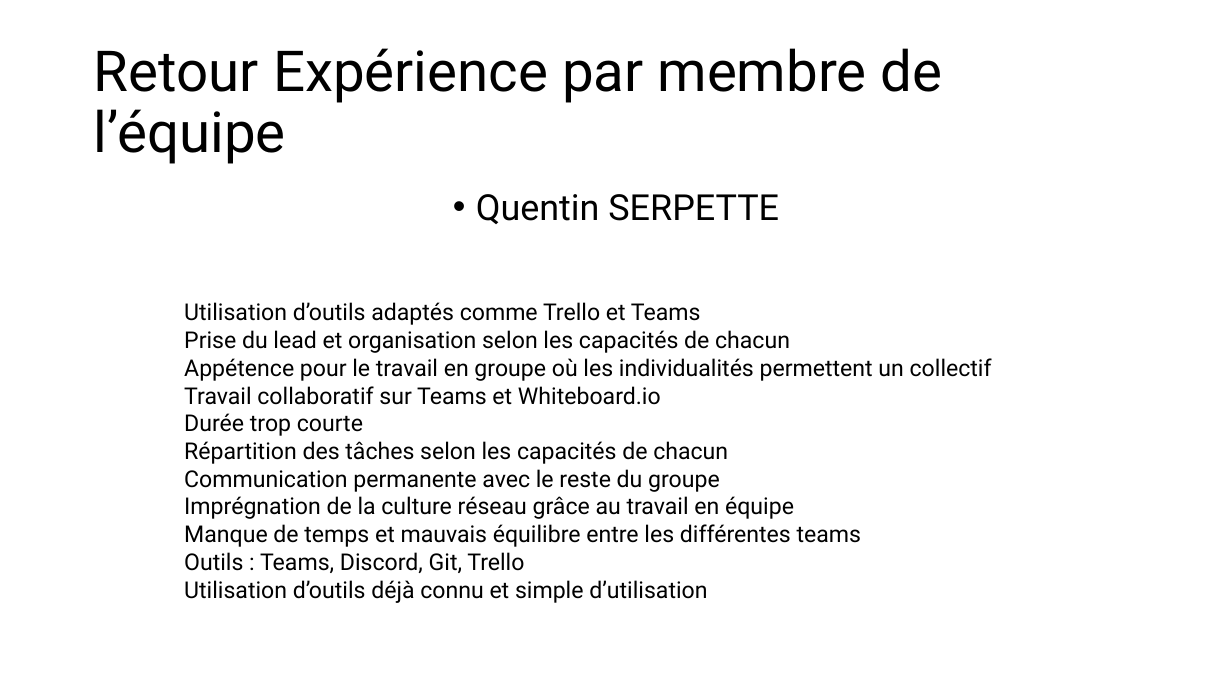
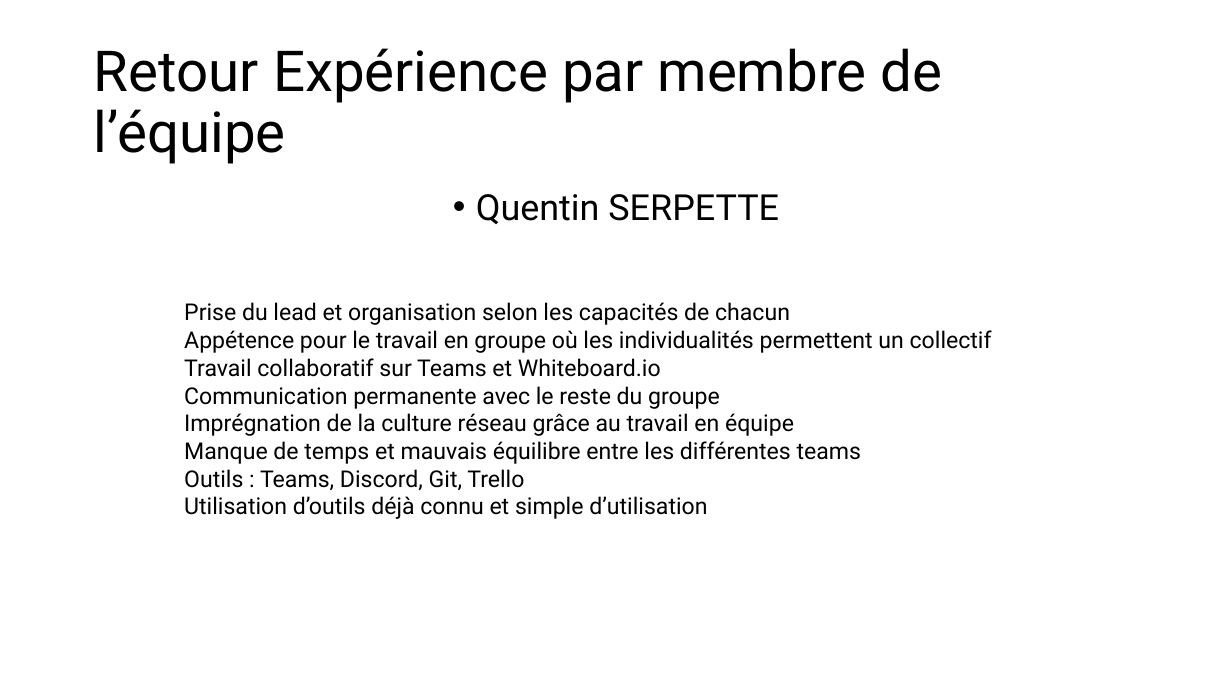
Before and after one commit to selim-ayad/Donjons-et-Diagnostiquons, a slide deck: slide 9 of Présentation Donjons et Diagnostiquons.pptx. Drawn at 1232x693 pixels with LibreOffice and Linux fonts; fonts in the diff are those of the drawing. Boxes give left, top, right and bottom in pixels: in the first picture for what was removed or moved away, otherwise in the second. Text is boxed around its words. In the diff, an @@ line names an element or a change of style, - is before the commit and + after.

```diff
--- a/Présentation Donjons et Diagnostiquons.pptx
+++ b/Présentation Donjons et Diagnostiquons.pptx
@@ text at [184,302,701,325]: paragraph removed @@
-Utilisation d’outils adaptés comme Trello et Teams
@@ text at [184,413,728,464]: paragraphs removed @@
-Durée trop courte
-Répartition des tâches selon les capacités de chacun
```
Also in this commit, not shown: 3 other slides changed.
